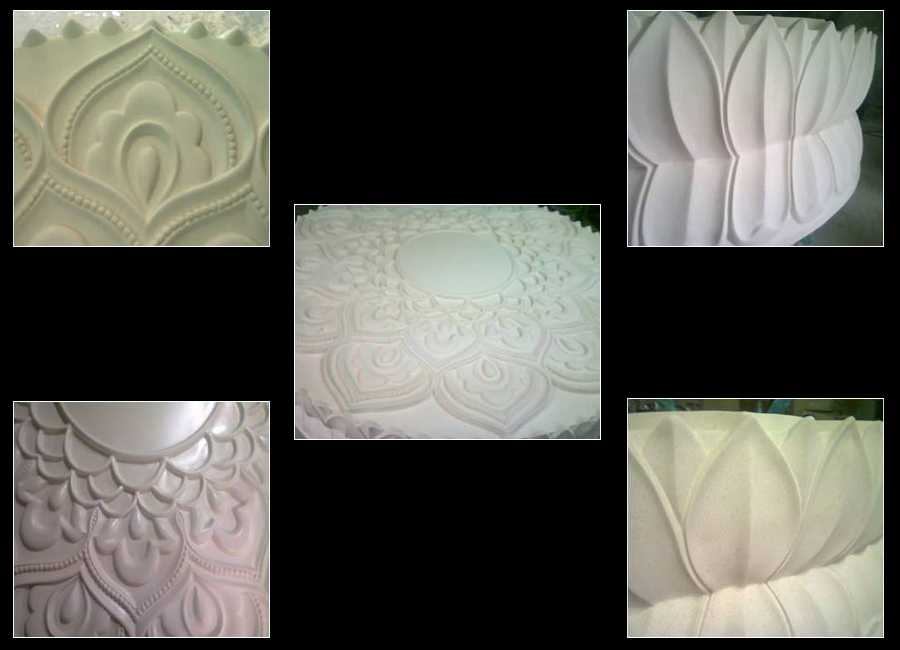
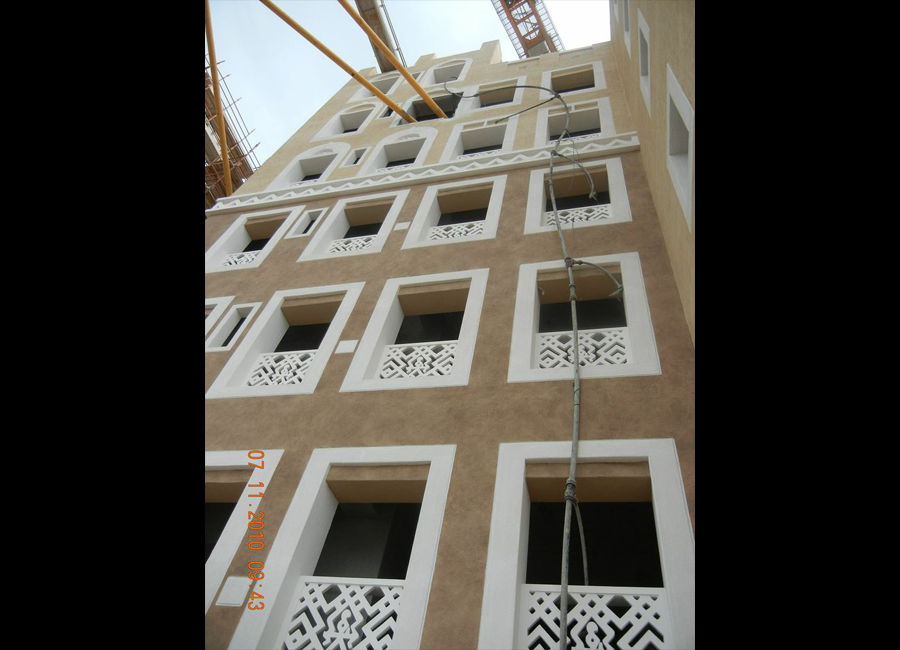
Layered file, before and after one edit (900 × 650). Changes by layer:
removed layer "Layer 7" over <box>294,204,601,440</box>
removed layer "Layer 6" over <box>627,398,884,638</box>
removed layer "Layer 4" over <box>13,401,270,638</box>
removed layer "Layer 3" over <box>627,10,884,247</box>
painted on "Layer 2" over <box>13,0,695,650</box>
